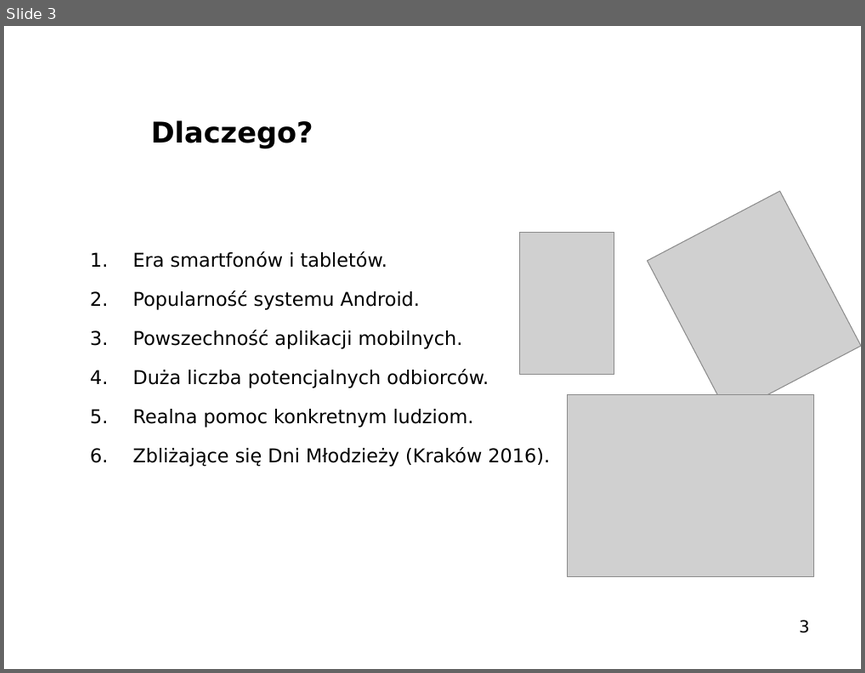
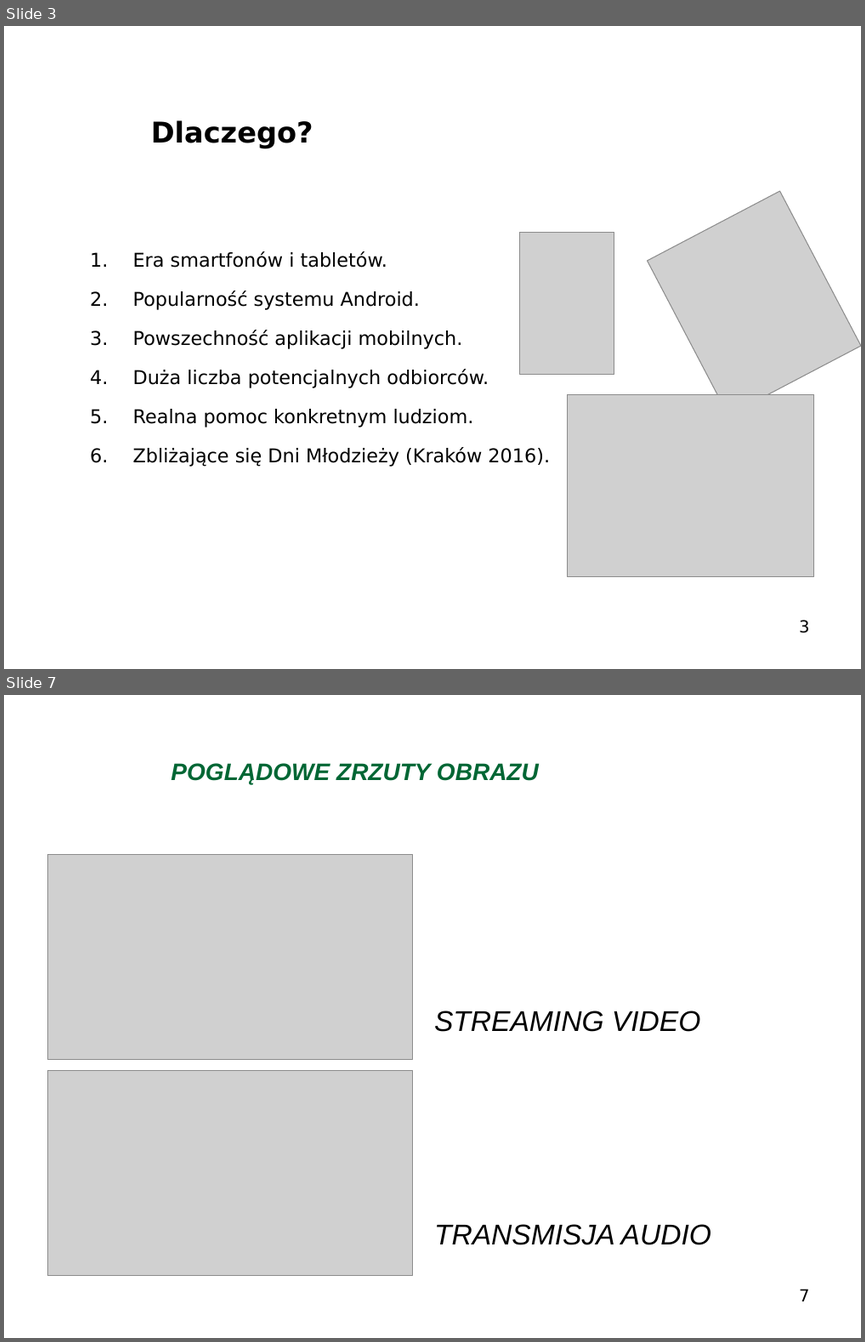
Before and after one commit to kslusarczyk/lagiewniki, a slide deck: laboratorium_dyplomowe.ppt. Shown one above the other, each under a label of ours: slide 3 before the commit, slides 3 and 7 after it; the slides between them are not shown. The pictures are 865x673 and 865x1342 pixels, drawn with LibreOffice and Linux fonts; fonts in the diff are those of the drawing; grey boxes stand for pictures; background and template pictures are left out. Boxes give left, top, right and bottom in pixels: in the first picture for what was removed or moved away, otherwise in the second. Text is boxed around its words. In the diff, an @@ line names an element or a change of style, - is before the commit and + after.

```diff
--- a/laboratorium_dyplomowe.ppt
+++ b/laboratorium_dyplomowe.ppt
@@ slide 7 added at (4,695,861,1338), background picture (left out) @@
@@ text added at (171,763,539,784), 20 pt, text #006634, bold, italic @@
+POGLĄDOWE ZRZUTY OBRAZU
@@ picture added at (47,854,412,1059) @@
@@ text added at (434,1010,700,1032), 24 pt, text #000000, italic @@
+STREAMING VIDEO
@@ picture added at (47,1071,412,1275) @@
@@ text added at (434,1224,711,1245), 24 pt, text #000000, italic @@
+TRANSMISJA AUDIO
@@ page number added at (799,1288,809,1301), 14 pt, text #000000 @@
+7
```
Also in this commit, not shown: 3 slides changed, 1 other slide added.
